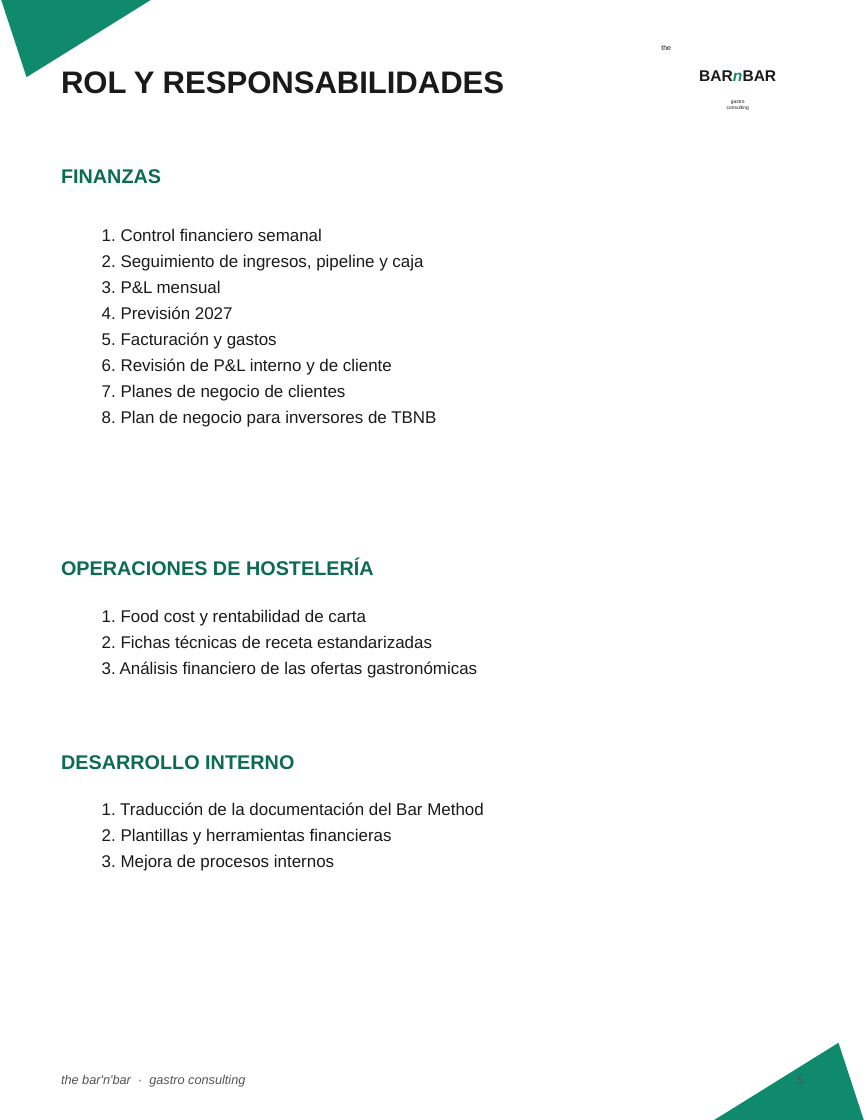
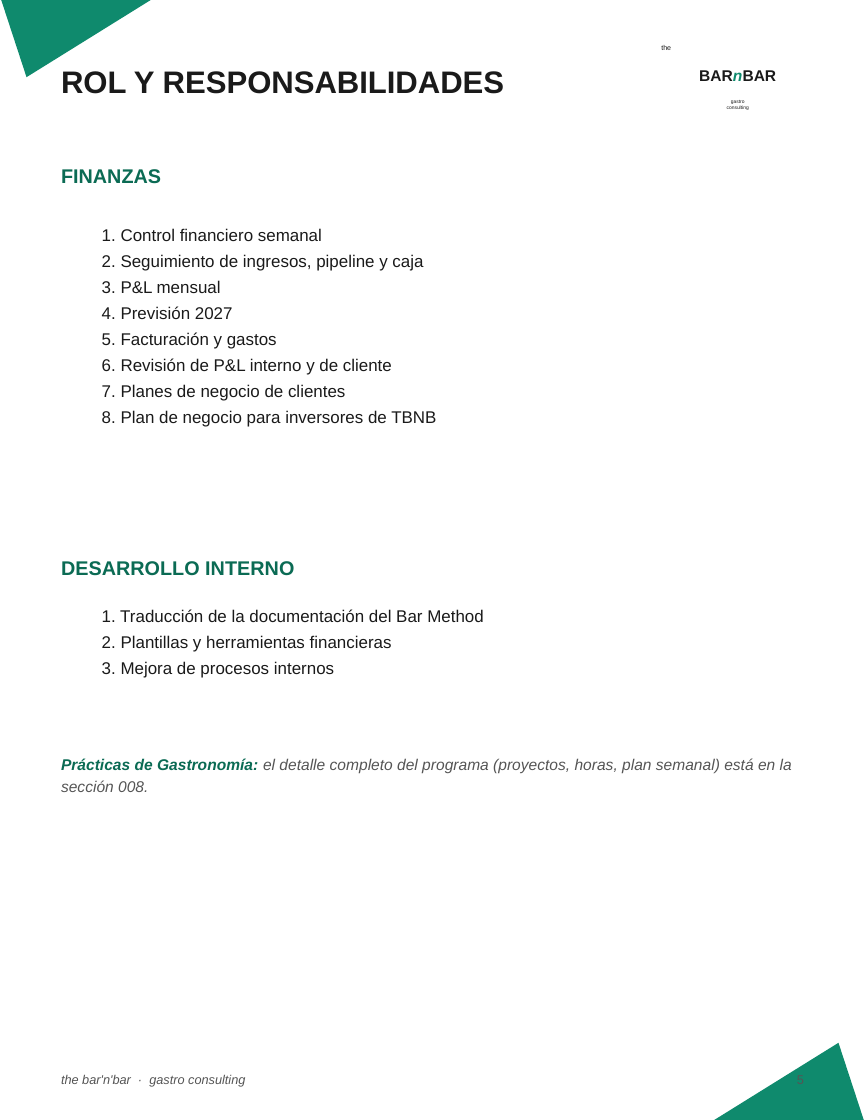
Before and after one commit to andreage1994/Agentes, a slide deck: slide 5 of plantillas/ONBOARDING_TBNB_ESP.pptx. Drawn at 865x1120 pixels with LibreOffice and Linux fonts; fonts in the diff are those of the drawing. Boxes give left, top, right and bottom in pixels: in the first picture for what was removed or moved away, otherwise in the second. Text is boxed around its words. In the diff, an @@ line names an element or a change of style, - is before the commit and + after.

```diff
--- a/plantillas/ONBOARDING_TBNB_ESP.pptx
+++ b/plantillas/ONBOARDING_TBNB_ESP.pptx
@@ text at [61,561,294,576]: text changed @@
-OPERACIONES DE HOSTELERÍA
+DESARROLLO INTERNO
@@ text at [102,609,483,678]: text changed @@
-1. Food cost y rentabilidad de carta
-2. Fichas técnicas de receta estandarizadas
-3. Análisis financiero de las ofertas gastronómicas
+1. Traducción de la documentación del Bar Method
+2. Plantillas y herramientas financieras
+3. Mejora de procesos internos
@@ text at [61,758,792,792]: text changed; size 14 to 11 pt; text colour #0B6B54 to #555555; bold off; italic on @@
-DESARROLLO INTERNO
+Prácticas de Gastronomía: el detalle completo del programa (proyectos, horas, plan semanal) está en la sección 008.
@@ text removed at [102,802,483,871] @@
-1. Traducción de la documentación del Bar Method
-2. Plantillas y herramientas financieras
-3. Mejora de procesos internos
```
Also in this commit, not shown: 1 other slide changed, 8 slides added.
